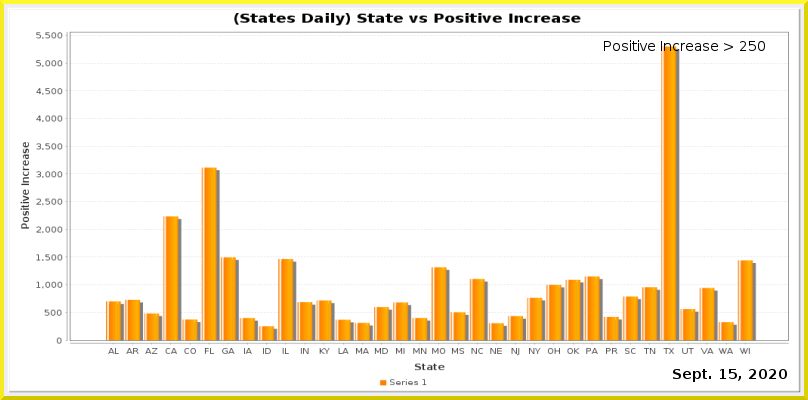
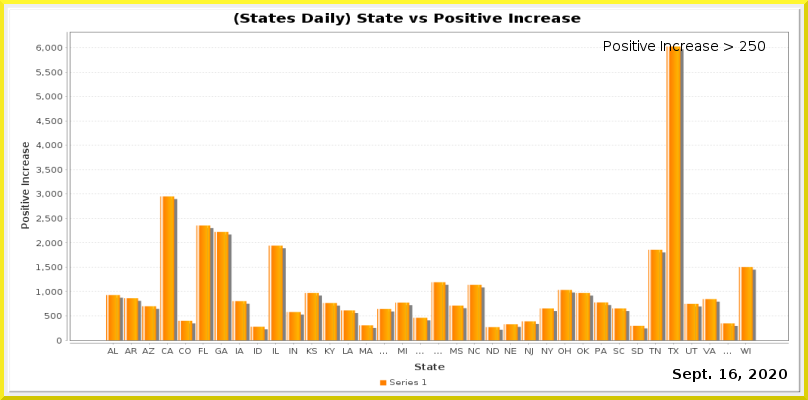
Before/after of a w=808, h=400 layered artwork. What changed in the layer stack:
painted on "Current Date" over [729, 369, 737, 379]
painted on "Date_vs_TestIncrease.png" over [36, 32, 789, 356]
